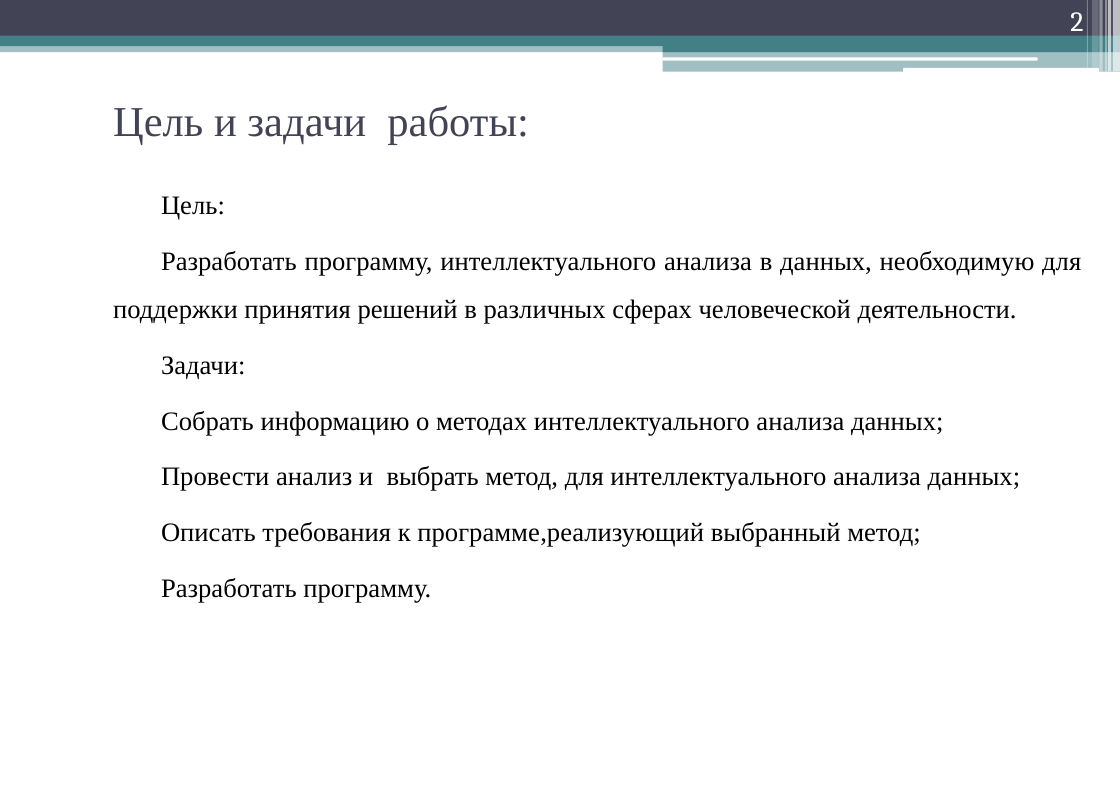
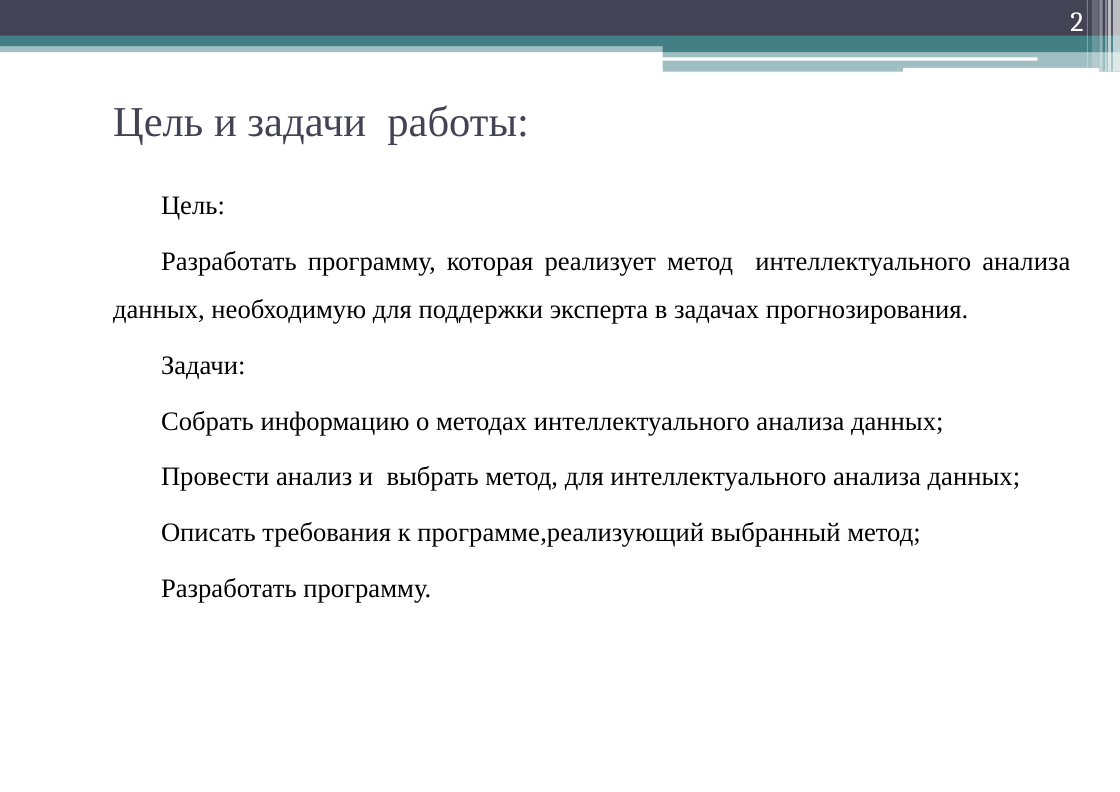
Before and after one commit to geper/DOC_decision_trees, a slide deck: slide 2 of Prezent.pptx. Drawn at 1120x792 pixels with LibreOffice and Linux fonts; fonts in the diff are those of the drawing. Boxes give left, top, right and bottom in pixels: in the first picture for what was removed or moved away, otherwise in the second. Text is boxed around its words. In the diff, an @@ line names an element or a change of style, - is before the commit and + after.

```diff
--- a/Prezent.pptx
+++ b/Prezent.pptx
@@ text at (113, 251, 1070, 324): text changed @@
-Разработать программу, интеллектуального анализа в данных, необходимую для поддержки принятия решений в различных сферах человеческой деятельности.
+Разработать программу, которая реализует метод интеллектуального анализа данных, необходимую для поддержки эксперта в задачах прогнозирования.
```
Also in this commit, not shown: 7 other slides changed, 2 slides added, 2 other files.
